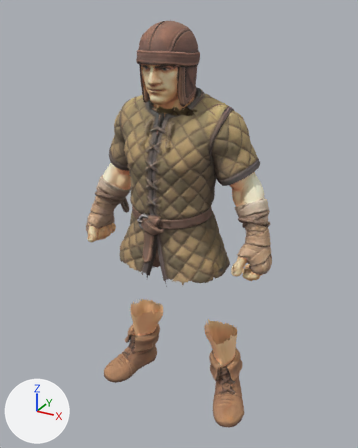
A saved change to the glTF model web/public/assets/rpg/gear/worn/cloth.glb.
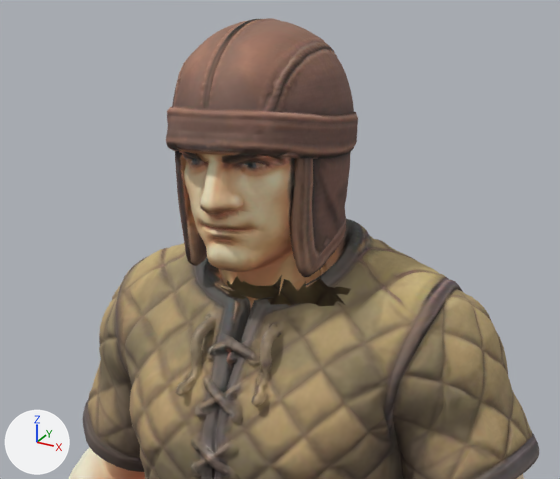
Each version appears first whole from a 50 mm lens placed at (0.619, -1.03, 0.956), pointed at (0.118, -0.12, 0.5), and next in a close-up on the part from 23% to 75% of the width and 3% to 39% of the height. The lights are fixed; the arrows at lower left show +X, +Y and +Z. The first two pictures are the older version. Where no turn or scale is listed for an object, it has been applied to the vertices. Vertices at exactly the same position are counted once.

Before the edit, the objects in view are built like this:
```python
me_tripo_mesh_8c4f14e7_6cf2_4579_8313_ea636f6653e1_001 = bpy.data.meshes.new('tripo_mesh_8c4f14e7-6cf2-4579-8313-ea636f6653e1.001')
me_tripo_mesh_8c4f14e7_6cf2_4579_8313_ea636f6653e1_001.from_pydata(...)  # 3088 vertices, 6028 faces; spans x 0.054..0.192, y -0.224..-0.06, z 0.761..0.931
me_tripo_mesh_8c4f14e7_6cf2_4579_8313_ea636f6653e1_001.materials.append(mat_tripo_material_8c4f14e7_6cf2_4579_8313_ea636f6653e1)
me_tripo_mesh_8c4f14e7_6cf2_4579_8313_ea636f6653e1_002 = bpy.data.meshes.new('tripo_mesh_8c4f14e7-6cf2-4579-8313-ea636f6653e1.002')
me_tripo_mesh_8c4f14e7_6cf2_4579_8313_ea636f6653e1_002.from_pydata(...)  # 11191 vertices, 21927 faces; spans x -0.105..0.329, y -0.233..-0.042, z 0.512..0.831
me_tripo_mesh_8c4f14e7_6cf2_4579_8313_ea636f6653e1_002.materials.append(mat_tripo_material_8c4f14e7_6cf2_4579_8313_ea636f6653e1)
ob_leather_cap_head = bpy.data.objects.new('leather_cap_head', me_tripo_mesh_8c4f14e7_6cf2_4579_8313_ea636f6653e1_001)
ob_leather_cap_head.location = (0.0, 0.0, 0.0)
ob_padded_tunic_chest = bpy.data.objects.new('padded_tunic_chest', me_tripo_mesh_8c4f14e7_6cf2_4579_8313_ea636f6653e1_002)
ob_padded_tunic_chest.location = (0.0, 0.0, 0.0)
```
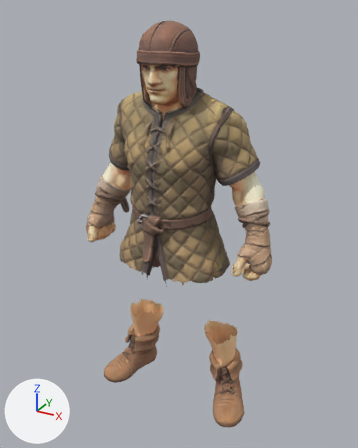
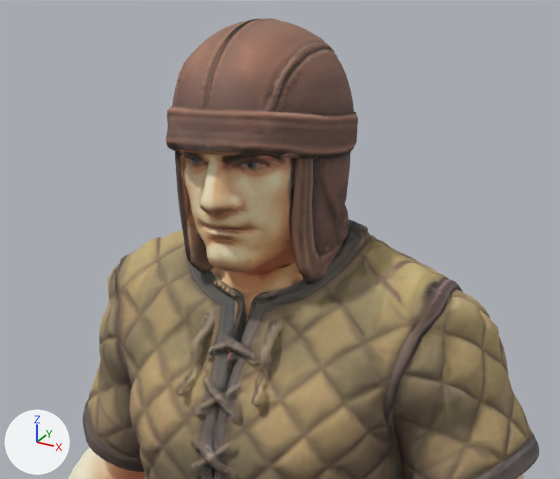
Location of each change, [x1, y1, x2, y2] in pixels of the close-ups (560 x 479 px; the box of a moved part takes in the faces that stretch with it):
'padded_tunic_chest', reshaped
    before: [69, 202, 539, 479]
    after: [69, 220, 539, 479]
'leather_cap_head', reshaped (14% narrower, 12% shorter)
    before: [166, 18, 400, 298]
    after: [166, 18, 366, 263]
'padded_tunic_neck', added (brown)
    after: [206, 225, 395, 323]
part 1 of me_tripo_mesh_8c4f14e7_6cf2_4579_8313_ea636f6653e1_001, built on
    before: [182, 205, 400, 298]
    after: [181, 204, 366, 263]
part 2 of me_tripo_mesh_8c4f14e7_6cf2_4579_8313_ea636f6653e1_002, moved or reshaped
    before: [104, 202, 502, 368]
    after: [104, 228, 502, 368]

The change, as a list of edits to the scene's bpy script:
```text
Change me_tripo_mesh_8c4f14e7_6cf2_4579_8313_ea636f6653e1_001:
    used by ob_leather_cap_head; location = (0.0, 0.0, 0.0)
    remove me_tripo_mesh_8c4f14e7_6cf2_4579_8313_ea636f6653e1_001.from_pydata(...)  # 3088 vertices, 6028 faces; spans x 0.054..0.192, y -0.224..-0.06, z 0.761..0.931
    add me_tripo_mesh_8c4f14e7_6cf2_4579_8313_ea636f6653e1_001.from_pydata(...)  # 2575 vertices, 5017 faces; spans x 0.055..0.173, y -0.224..-0.078, z 0.781..0.931
    me_tripo_mesh_8c4f14e7_6cf2_4579_8313_ea636f6653e1_001 part 1: 103 vertices moved from x 0.064..0.165, y -0.17..-0.078, z 0.782..0.816 to x 0.066..0.163, y -0.17..-0.078, z 0.782..0.816; 581 vertices removed from x 0.054..0.192, y -0.201..-0.06, z 0.761..0.804; 68 vertices added at x 0.064..0.173, y -0.198..-0.079, z 0.781..0.804
Change me_tripo_mesh_8c4f14e7_6cf2_4579_8313_ea636f6653e1_002:
    used by ob_padded_tunic_chest; location = (0.0, 0.0, 0.0)
    remove me_tripo_mesh_8c4f14e7_6cf2_4579_8313_ea636f6653e1_002.from_pydata(...)  # 11191 vertices, 21927 faces; spans x -0.105..0.329, y -0.233..-0.042, z 0.512..0.831
    add me_tripo_mesh_8c4f14e7_6cf2_4579_8313_ea636f6653e1_002.from_pydata(...)  # 11410 vertices, 22421 faces; spans x -0.105..0.329, y -0.233..-0.042, z 0.512..0.81
    me_tripo_mesh_8c4f14e7_6cf2_4579_8313_ea636f6653e1_002 part 2: 894 vertices moved from x -0.035..0.258, y -0.199..-0.055, z 0.734..0.806 to x -0.037..0.261, y -0.197..-0.054, z 0.734..0.805; 88 vertices removed from x -0.002..0.18, y -0.185..-0.076, z 0.74..0.831; 307 vertices added at x -0.001..0.18, y -0.183..-0.061, z 0.74..0.805
Add me_tripo_mesh_8c4f14e7_6cf2_4579_8313_ea636f6653e1_004_1:
    me_tripo_mesh_8c4f14e7_6cf2_4579_8313_ea636f6653e1_004_1.from_pydata(...)  # 620 vertices, 1016 faces; spans x 0.063..0.192, y -0.2021..-0.0746, z 0.746..0.81
    me_tripo_mesh_8c4f14e7_6cf2_4579_8313_ea636f6653e1_004_1.materials.append(mat_tripo_material_8c4f14e7_6cf2_4579_8313_ea636f6653e1)
Add ob_padded_tunic_neck:
    ob_padded_tunic_neck = bpy.data.objects.new('padded_tunic_neck', me_tripo_mesh_8c4f14e7_6cf2_4579_8313_ea636f6653e1_004_1)
    ob_padded_tunic_neck.location = (0.0, 0.0, 0.0)
```
